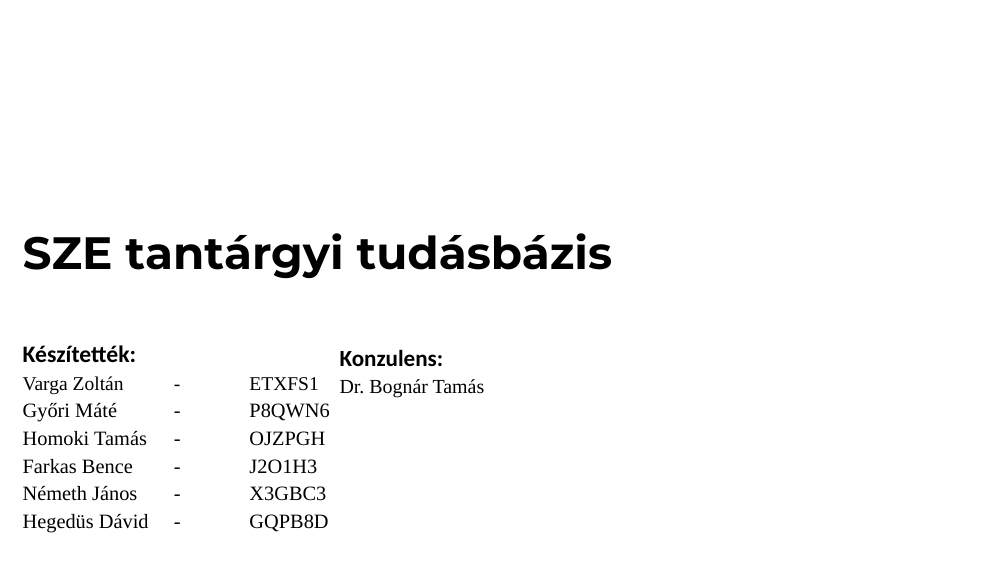
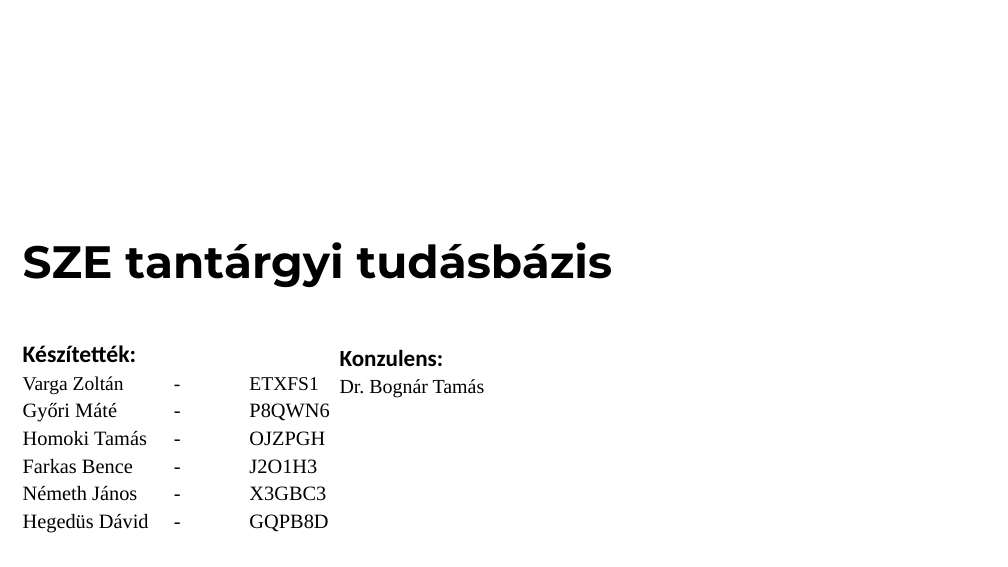
Before and after one commit to Azozzer/Projetkmunka-1-2, a slide deck: slide 1 of SZE_tantargyi_tudasbazis.pptx. Drawn at 1008x567 pixels with LibreOffice and Linux fonts; fonts in the diff are those of the drawing; background and template pictures are left out. Boxes give left, top, right and bottom in pixels: in the first picture for what was removed or moved away, otherwise in the second. Text is boxed around its words. In the diff, an @@ line names an element or a change of style, - is before the commit and + after.

```diff
--- a/SZE_tantargyi_tudasbazis.pptx
+++ b/SZE_tantargyi_tudasbazis.pptx
@@ title "SZE tantárgyi tudásbázis": place and size @@
-title "SZE tantárgyi tudásbázis" at <box>23,233,613,278</box>
+title "SZE tantárgyi tudásbázis" at <box>23,242,613,287</box>
```
Also in this commit, not shown: 5 other slides changed.
